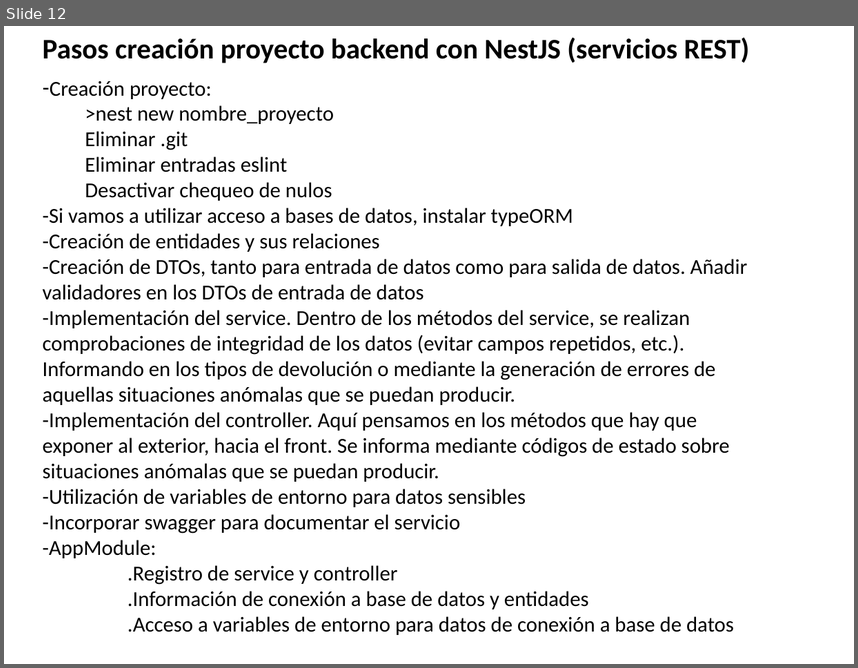
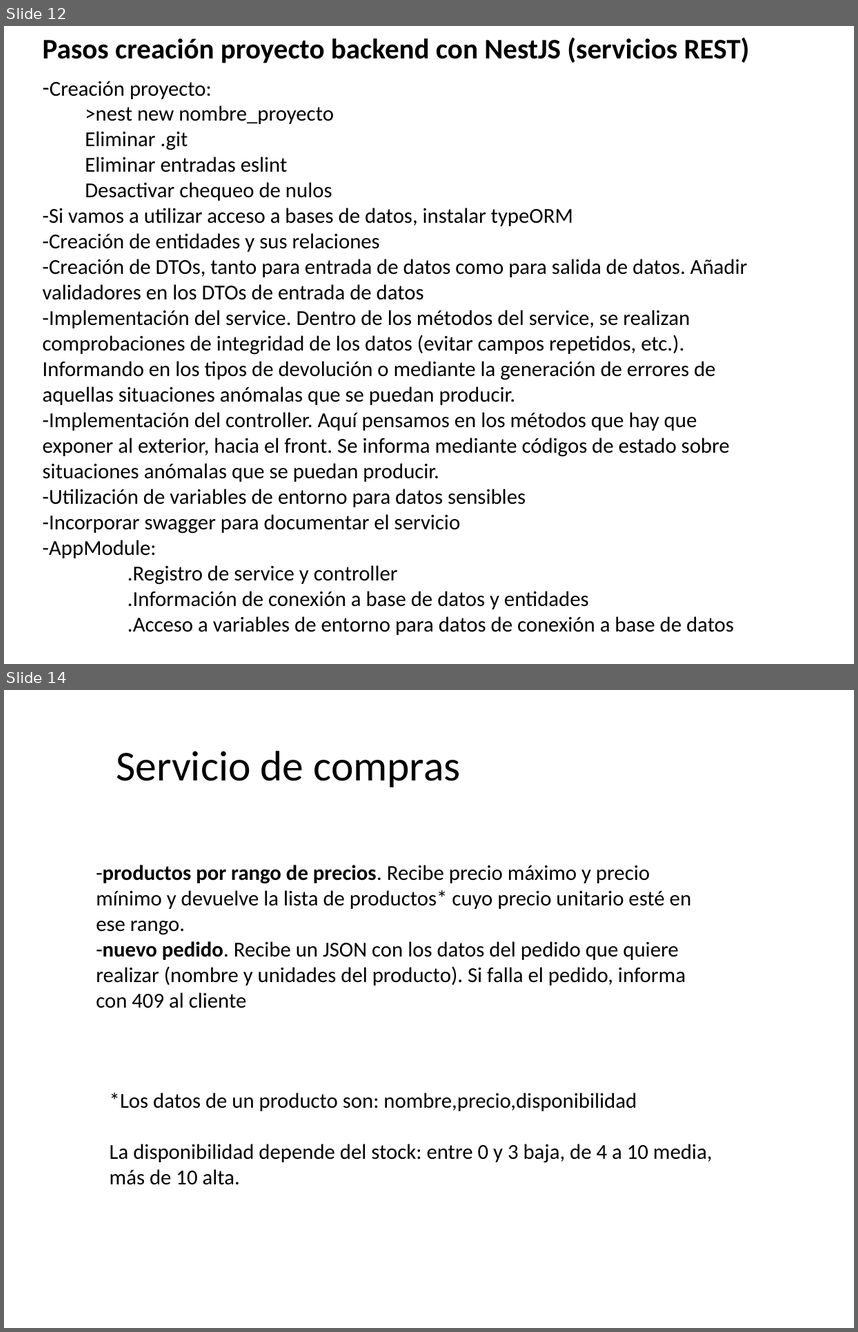
Before and after one commit to amartinsierra/nest2025, a slide deck: pizarra.pptx. Shown one above the other, each under a label of ours: slide 12 before the commit, slides 12 and 14 after it; the slides between them are not shown. The pictures are 858x668 and 858x1332 pixels, drawn with LibreOffice and Linux fonts; fonts in the diff are those of the drawing. Boxes give left, top, right and bottom in pixels: in the first picture for what was removed or moved away, otherwise in the second. Text is boxed around its words. In the diff, an @@ line names an element or a change of style, - is before the commit and + after.

```diff
--- a/pizarra.pptx
+++ b/pizarra.pptx
@@ slide 14 added at box(4, 690, 854, 1328), background #FFFFFF @@
@@ text added at box(116, 751, 460, 787), 36 pt, text #000000 @@
+Servicio de compras
@@ text added at box(96, 865, 691, 1008), 18 pt, text #000000 @@
+-productos por rango de precios. Recibe precio máximo y precio mínimo y devuelve la lista de productos* cuyo precio unitario esté en ese rango.
+-nuevo pedido. Recibe un JSON con los datos del pedido que quiere realizar (nombre y unidades del producto). Si falla el pedido, informa con 409 al cliente
@@ text added at box(110, 1092, 713, 1185), 18 pt, text #000000 @@
+*Los datos de un producto son: nombre,precio,disponibilidad
+La disponibilidad depende del stock: entre 0 y 3 baja, de 4 a 10 media, más de 10 alta.
```
Also in this commit, not shown: 1 other slide added, 13 other files.
